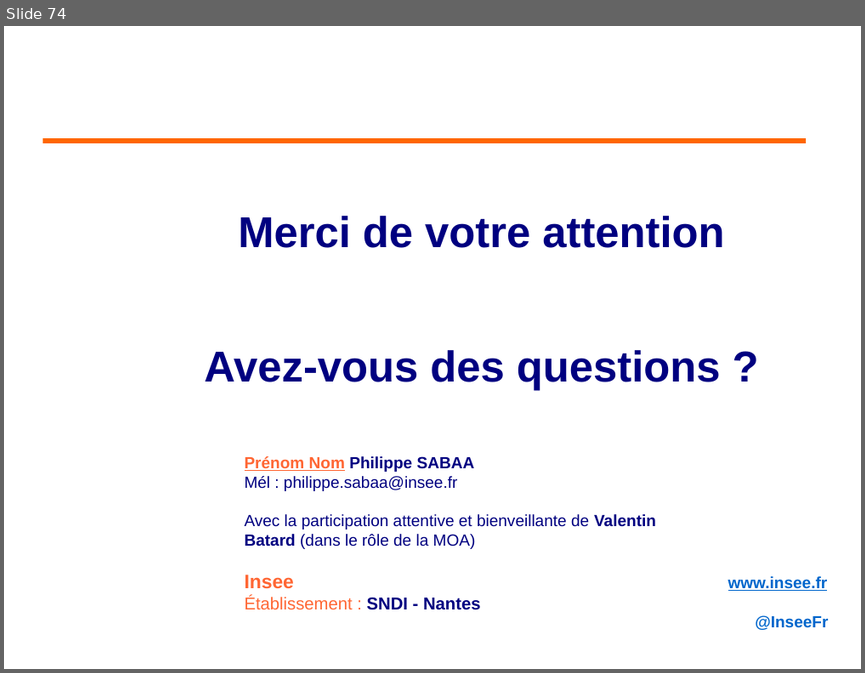
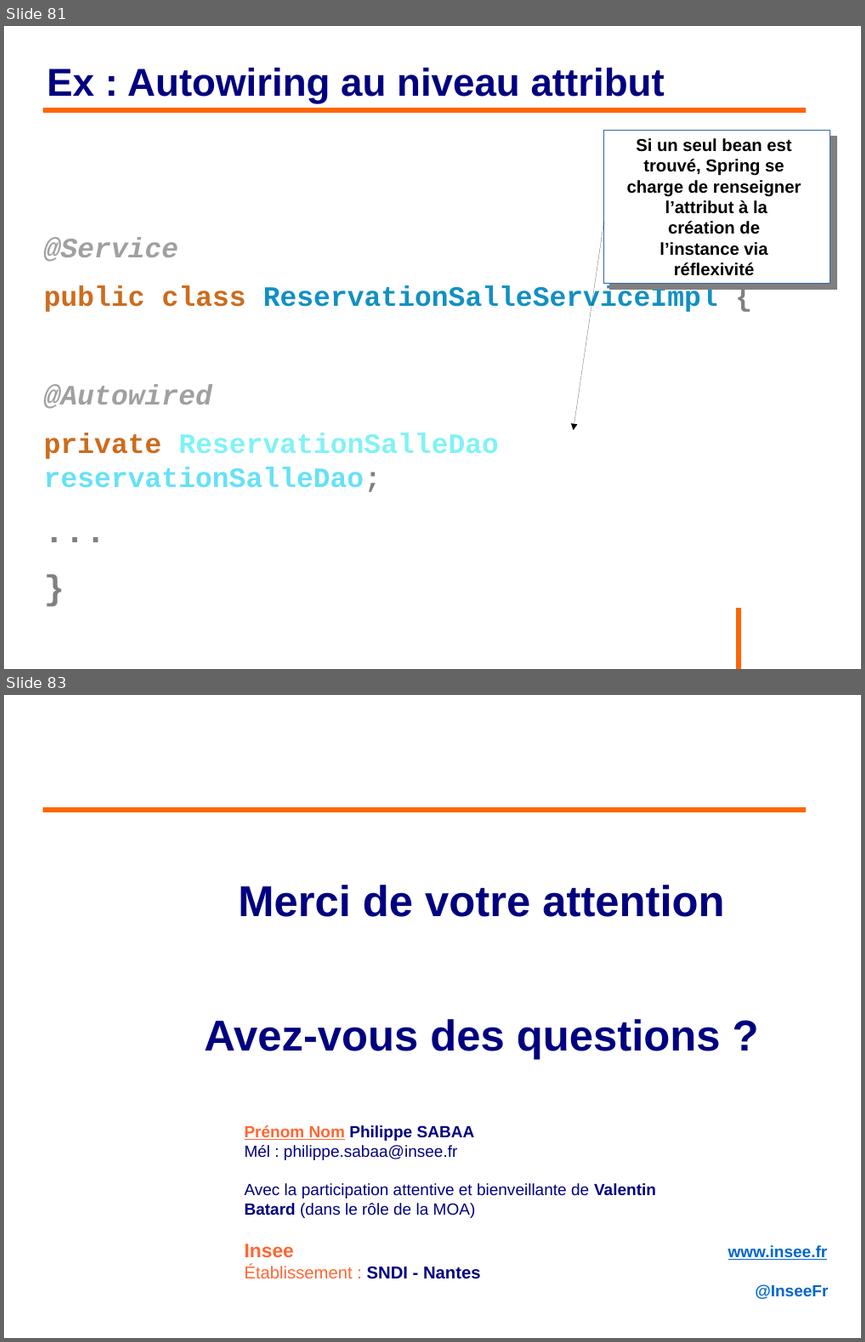
Before and after one commit to philphils/formation-spring, a slide deck: Documentation/diapo_formation_spring.odp. Shown one above the other, each under a label of ours: slide 74 before the commit, slides 81 and 83 after it; the slides between them are not shown. The pictures are 865x673 and 865x1342 pixels, drawn with LibreOffice and Linux fonts; fonts in the diff are those of the drawing; background and template pictures are left out. Boxes give left, top, right and bottom in pixels: in the first picture for what was removed or moved away, otherwise in the second. Text is boxed around its words. In the diff, an @@ line names an element or a change of style, - is before the commit and + after.

```diff
--- a/Documentation/diapo_formation_spring.odp
+++ b/Documentation/diapo_formation_spring.odp
@@ slide 81 added at [4,26,861,669], background #FFFFFF @@
@@ title added at [46,68,664,104], 36 pt, text #000080, bold @@
+Ex : Autowiring au niveau attribut
@@ line added from (43, 110) to (806, 110), #FF6600 4.54 pt @@
@@ rectangle added at [604,131,830,284], fill #FFFFFF, outline #3465A4 0 pt @@
@@ text added at [627,138,801,276], 16 pt, text #000000, bold @@
+Si un seul bean est trouvé, Spring se charge de renseigner l’attribut à la création de l’instance via réflexivité
@@ arrow added from (604, 222) to (574, 431), #000000 0 pt @@
@@ text added at [44,237,718,492], 26 pt, text #1290C3, bold @@
+@Service
+public class ReservationSalleServiceImpl {
+@Autowired
+private ReservationSalleDao reservationSalleDao;
+...
+}
@@ line added from (738, 607) to (738, 669), #FF6600 4.54 pt @@
@@ what was slide 74 is now slide 83 @@
```
Also in this commit, not shown: 1 slide changed, 9 other slides added, 1 slide removed.
